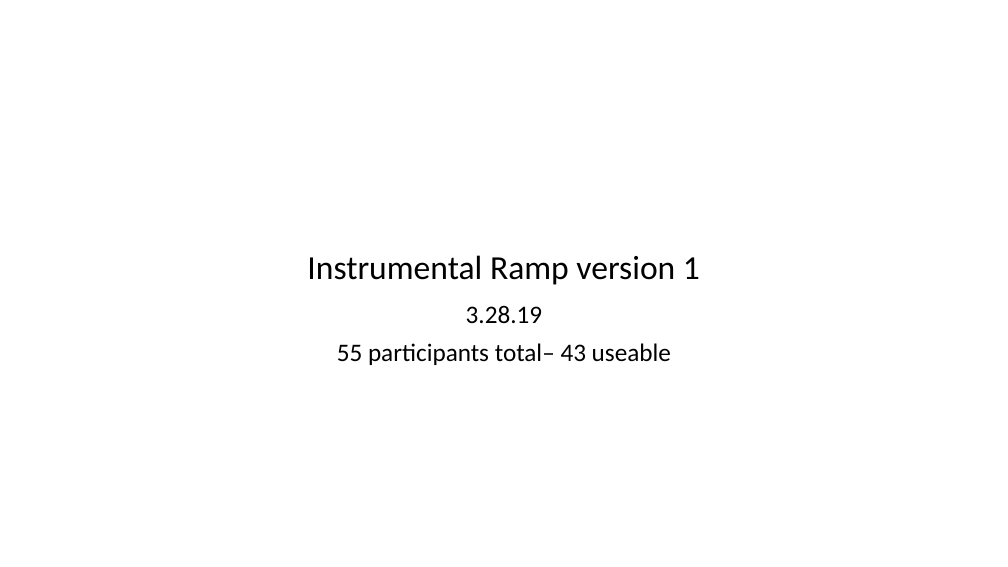
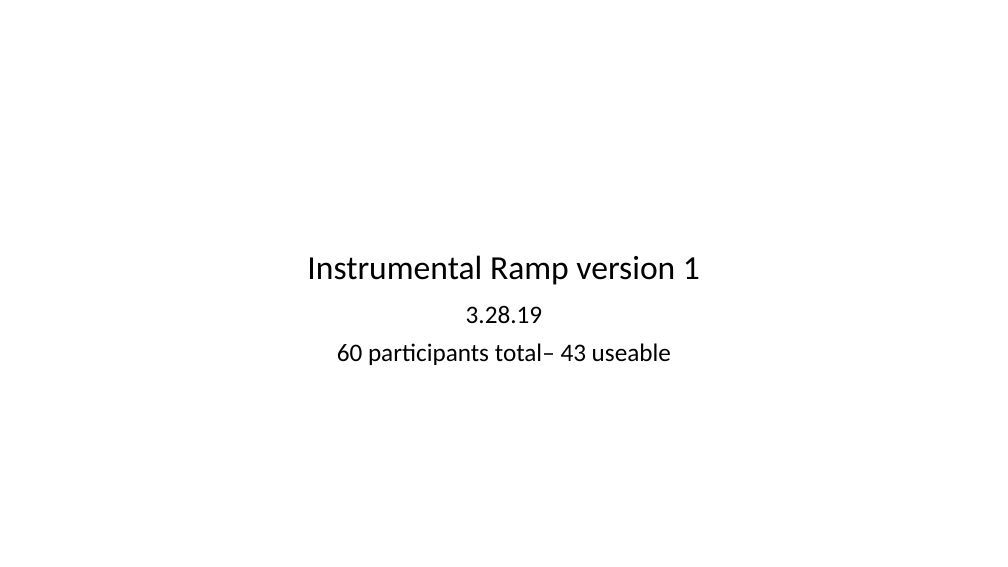
Before and after one commit to gpagnier/rampAnalysis, a slide deck: slide 1 of instrumentalRamp50.pptm. Drawn at 1008x567 pixels with LibreOffice and Linux fonts; fonts in the diff are those of the drawing. Boxes give left, top, right and bottom in pixels: in the first picture for what was removed or moved away, otherwise in the second. Text is boxed around its words. In the diff, an @@ line names an element or a change of style, - is before the commit and + after.

```diff
--- a/instrumentalRamp50.pptm
+++ b/instrumentalRamp50.pptm
@@ subtitle at (337, 343, 671, 365): text changed @@
-55 participants total– 43 useable
+60 participants total– 43 useable
```
Also in this commit, not shown: 9 other slides changed, 4 slides added, 7 slides removed, 15 other files.
